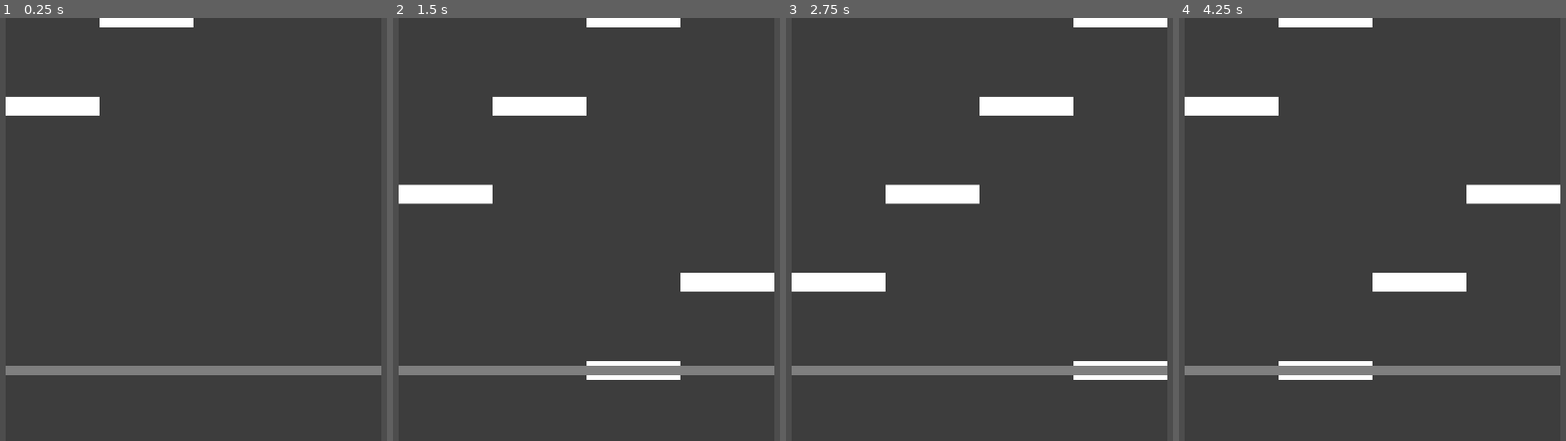
Above: before the commit, frames 1-4 (left to right).
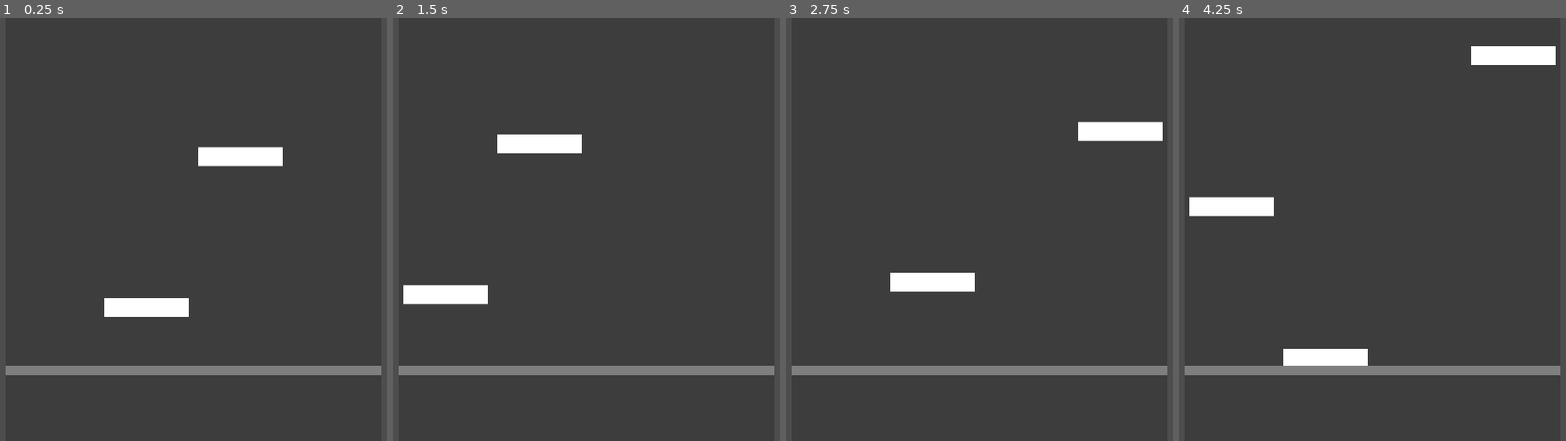
Above: after the commit, the same moments.

Repository: TurbogamesDev/covalence
Game: Godot game, scene res://Assets/Scenes/main.tscn
Same seed, same stepped clock (60 frames per second), same inputs: the game is played once before the commit and once after it.
Inputs:
- Up to frame 1 (0.25 s): no input
- Up to frame 2 (1.5 s): no input
- Up to frame 3 (2.75 s): no input
- Up to frame 4 (4.25 s): no input

The runs differ from the first frame. In frame 1, 3.6% of the frame differs, in the area x 1-74%, y 0-71%; in frame 2, 6.4%; in frame 3, 6.4%; in frame 4, 6.7%, in the area x 1-99%, y 0-86%.

Commit message:
Only spawn notes when they're close to their target time

Diff:
--- a/Assets/Scenes/note.tscn
+++ b/Assets/Scenes/note.tscn
@@ -6,4 +6,4 @@
 script = ExtResource("1_wg3dk")
 
 [node name="Polygon2D" type="Polygon2D" parent="." unique_id=1881517314]
-polygon = PackedVector2Array(-80, -16, -80, 16, 80, 16, 80, -16)
+polygon = PackedVector2Array(-72, -16, -72, 16, 72, 16, 72, -16)
--- a/Assets/Scripts/lane_handler.gd
+++ b/Assets/Scripts/lane_handler.gd
@@ -7,40 +7,52 @@
 
 var current_parsed_chart: ParsedChart
 
-func spawn_note_in_lane(lane_no: int, target_time: float) -> void:
-    var lane: Lane = lanes[lane_no]
+const NOTE_SPAWN_BUFFER = 2.0
+
+var previous_current_time = 0.0
+
+func spawn_note_in_lane(lane_id: int, target_time: float) -> void:
+    var lane: Lane = lanes[lane_id]
 
     lane.spawn_note(target_time)
 
 func _ready() -> void:
     current_parsed_chart = ParsedChart.init_from_file("res://Assets/Charts/test_chart_1.json")
 
+    for lane: Lane in lanes:
+        var notes_in_lane = current_parsed_chart.get_notes_for_lane_in_timeframe(lane.lane_id, 0.0, NOTE_SPAWN_BUFFER)
+
+        for note_data in notes_in_lane:
+            var target_time = note_data["start_time"]
+
+            spawn_note_in_lane(lane.lane_id, target_time)
+
     # print(parsed_chart.chart_data)
 
-    spawn_note_in_lane(0, 1.00)
-    spawn_note_in_lane(1, 1.25)
-    spawn_note_in_lane(2, 1.50)
-    spawn_note_in_lane(3, 1.75)
+    # spawn_note_in_lane(0, 1.00)
+    # spawn_note_in_lane(1, 1.25)
+    # spawn_note_in_lane(2, 1.50)
+    # spawn_note_in_lane(3, 1.75)
 
-    spawn_note_in_lane(0, 2.00)
-    spawn_note_in_lane(1, 2.25)
-    spawn_note_in_lane(2, 2.50)
-    spawn_note_in_lane(3, 2.75)
+    # spawn_note_in_lane(0, 2.00)
+    # spawn_note_in_lane(1, 2.25)
+    # spawn_note_in_lane(2, 2.50)
+    # spawn_note_in_lane(3, 2.75)
 
-    spawn_note_in_lane(0, 3.00)
-    spawn_note_in_lane(1, 3.25)
-    spawn_note_in_lane(2, 3.50)
-    spawn_note_in_lane(3, 3.75)
+    # spawn_note_in_lane(0, 3.00)
+    # spawn_note_in_lane(1, 3.25)
+    # spawn_note_in_lane(2, 3.50)
+    # spawn_note_in_lane(3, 3.75)
 
-    spawn_note_in_lane(0, 4.00)
-    spawn_note_in_lane(1, 4.25)
-    spawn_note_in_lane(2, 4.50)
-    spawn_note_in_lane(3, 4.75)
+    # spawn_note_in_lane(0, 4.00)
+    # spawn_note_in_lane(1, 4.25)
+    # spawn_note_in_lane(2, 4.50)
+    # spawn_note_in_lane(3, 4.75)
 
-    spawn_note_in_lane(0, 5.00)
-    spawn_note_in_lane(1, 5.25)
-    spawn_note_in_lane(2, 5.50)
-    spawn_note_in_lane(3, 5.75)
+    # spawn_note_in_lane(0, 5.00)
+    # spawn_note_in_lane(1, 5.25)
+    # spawn_note_in_lane(2, 5.50)
+    # spawn_note_in_lane(3, 5.75)
 
 
 
@@ -51,12 +63,20 @@
     # spawn_note(4.0 + 0.25*lane_id)
     # spawn_note(5.0 + 0.25*lane_id)
 
-func _process(delta: float) -> void:
+func _process(_delta: float) -> void:
     if not current_parsed_chart:
         return
 
     for lane: Lane in lanes:
-        var notes_in_lane_for_delta_time_period = current_parsed_chart.get_notes_for_lane_in_timeframe(lane.lane_id, ChartTimeSynchroniser.current_time, ChartTimeSynchroniser.current_time + delta)
+        var notes_in_lane_during_change_in_current_time = current_parsed_chart.get_notes_for_lane_in_timeframe(
+            lane.lane_id,
+            previous_current_time + NOTE_SPAWN_BUFFER,
+            ChartTimeSynchroniser.current_time + NOTE_SPAWN_BUFFER
+        )
 
-        if len(notes_in_lane_for_delta_time_period) > 0:
-            print(notes_in_lane_for_delta_time_period)
+        for note_data in notes_in_lane_during_change_in_current_time:
+            var target_time = note_data["start_time"]
+
+            spawn_note_in_lane(lane.lane_id, target_time)
+
+    previous_current_time = ChartTimeSynchroniser.current_time
